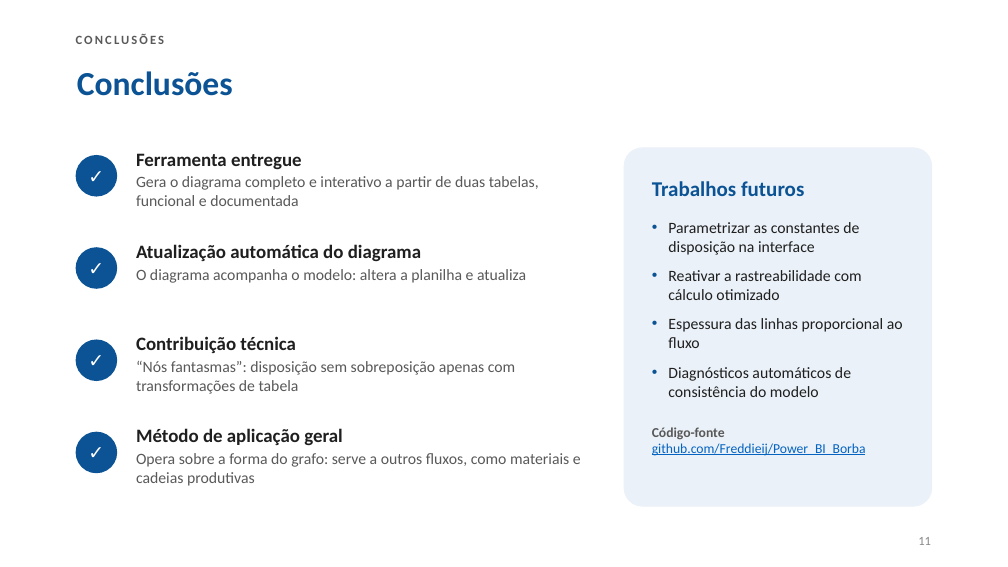
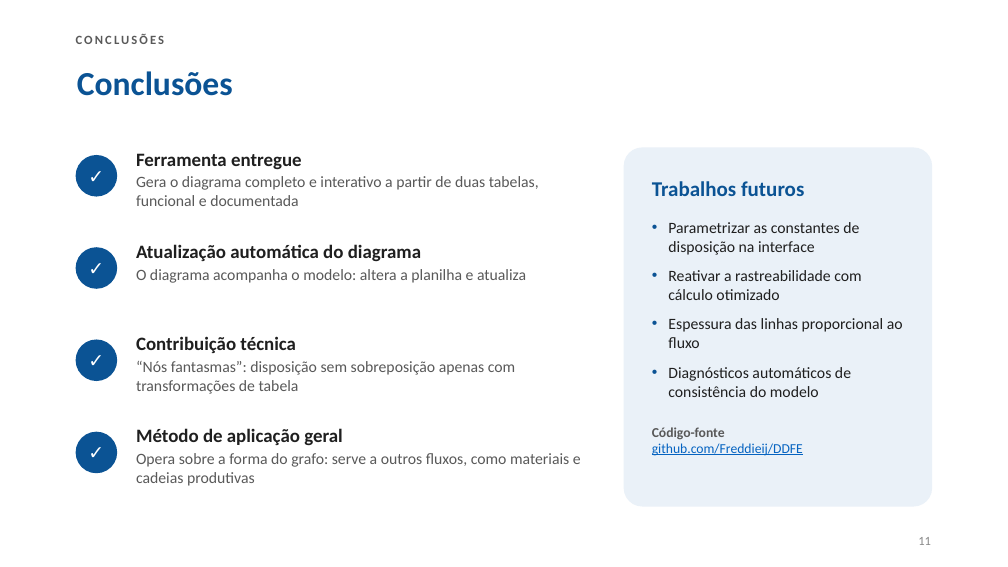
Before and after one commit to Freddieij/DDFE, a slide deck: slide 11 of Apresentacao/Apresentacao_XVI_Seminario_PIBITI.pptx. Drawn at 1008x567 pixels with LibreOffice and Linux fonts; fonts in the diff are those of the drawing. Boxes give left, top, right and bottom in pixels: in the first picture for what was removed or moved away, otherwise in the second. Text is boxed around its words. In the diff, an @@ line names an element or a change of style, - is before the commit and + after.

```diff
--- a/Apresentacao/Apresentacao_XVI_Seminario_PIBITI.pptx
+++ b/Apresentacao/Apresentacao_XVI_Seminario_PIBITI.pptx
@@ text in rounded rectangle at (x1=652, y1=443, x2=803, y2=456): text changed @@
-github.com/Freddieij/Power_BI_Borba
+github.com/Freddieij/DDFE
```
Also in this commit, not shown: 2 other slides changed, 2 other files.
